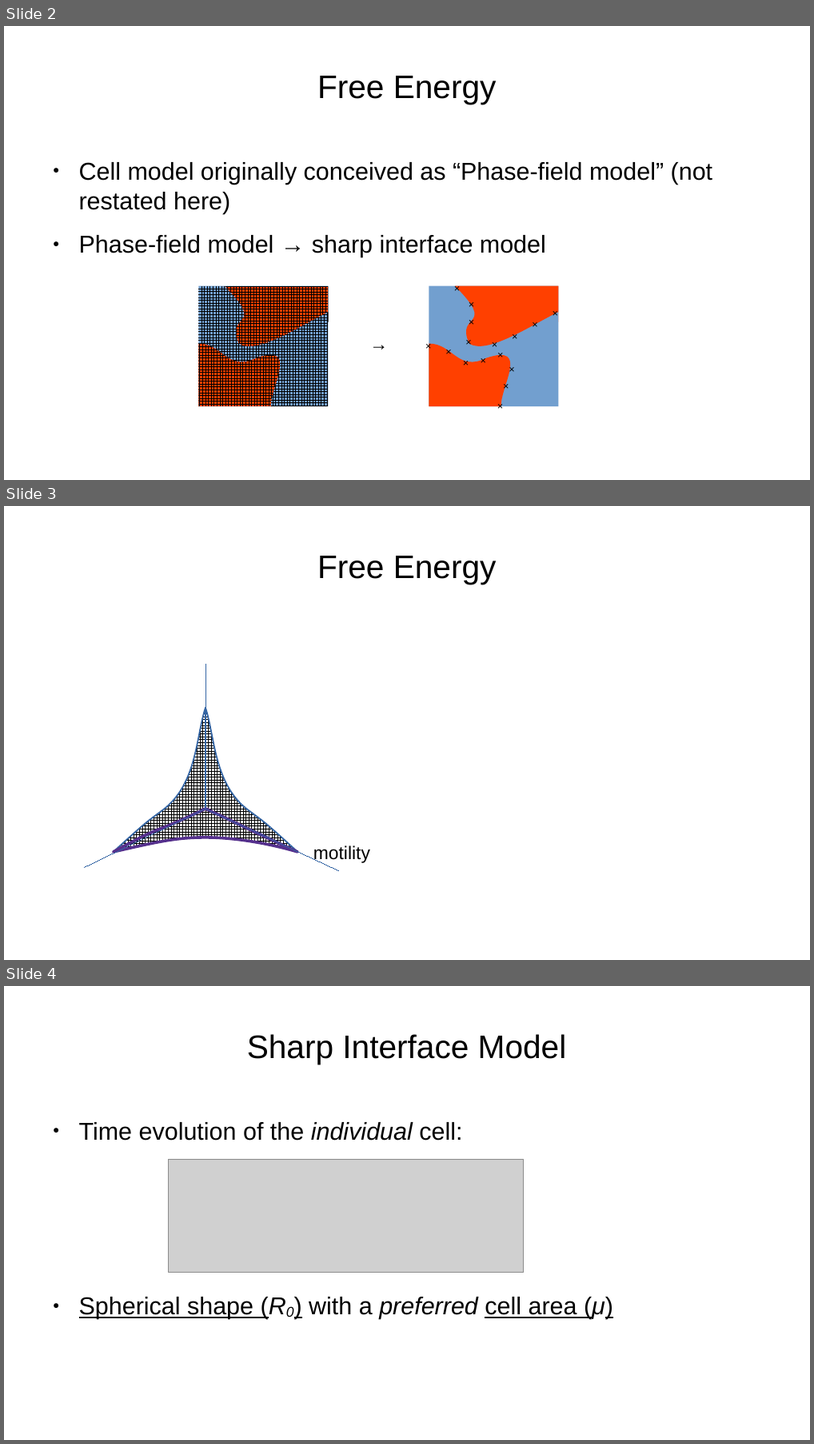
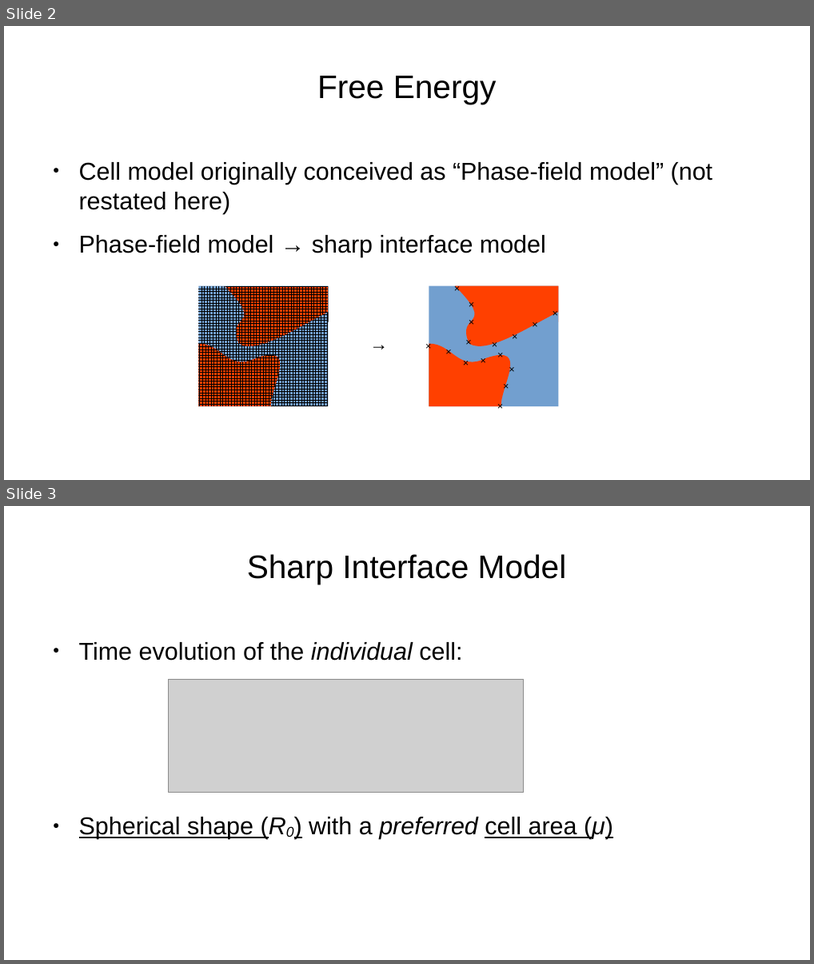
Before and after one commit to MetricManifold/SC9502, a slide deck: PHYS9805/presentation.odp. Shown one above the other, each under a label of ours: slides 2, 3 and 4 before the commit, slides 2 and 3 after it. The pictures are 814x1444 and 814x964 pixels, drawn with LibreOffice and Linux fonts; fonts in the diff are those of the drawing; grey boxes stand for pictures. Boxes give left, top, right and bottom in pixels: in the first picture for what was removed or moved away, otherwise in the second. Text is boxed around its words. In the diff, an @@ line names an element or a change of style, - is before the commit and + after.

```diff
--- a/PHYS9805/presentation.odp
+++ b/PHYS9805/presentation.odp
@@ slide 3 removed at (4,506,810,960), background #FFFFFF @@
@@ title removed at (318,556,497,584) @@
-Free Energy
@@ line removed from (206, 808) to (206, 664) @@
@@ freeform shape removed at (114,708,206,852) @@
@@ freeform shape removed at (206,708,298,852) @@
@@ line removed from (84, 868) to (206, 808) @@
@@ freeform shape removed at (114,808,298,852) @@
@@ line removed from (338, 871) to (206, 808) @@
@@ text removed at (314,845,370,864) @@
-motility
@@ what was slide 4 is now slide 3 @@
```
Also in this commit, not shown: 1 slide changed.
